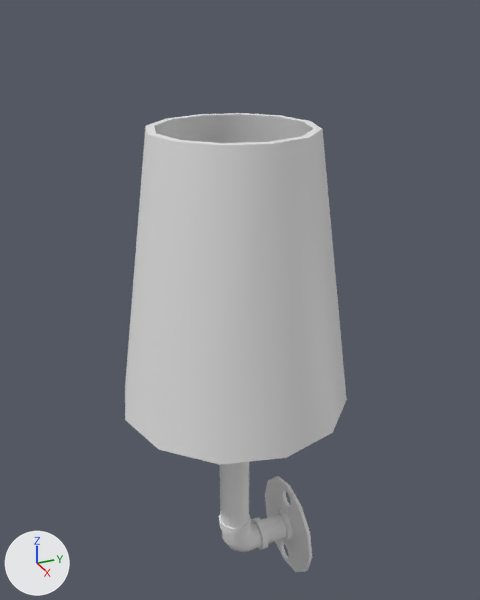
The FBX model Blender/FBX/Props/Wall Lamp Fix.fbx: old version first, new version second.
Both versions are drawn from a camera (50 mm lens) standing at (0.58, -0.33, 0.62) and looking at (-0.025, -0.058, 0.318). Every picture has the same lights, and +X, +Y and +Z are marked at lower left. Where no turn or scale is listed for an object, it has been applied to the vertices.

In view in the first picture: 'Wall Lamp'.
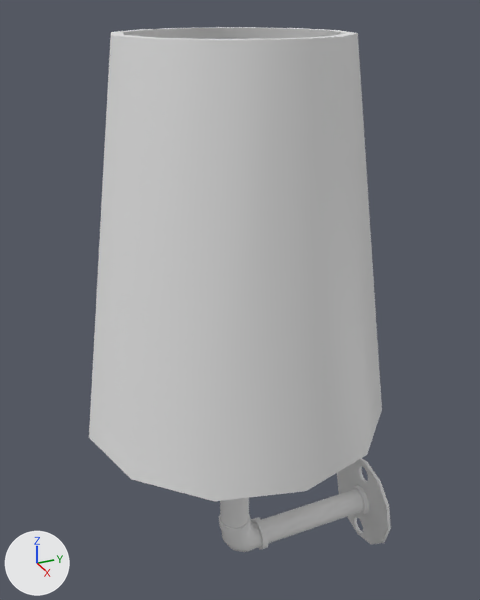
Pixel boxes [x1, y1, x2, y2] of what changed, in the pictures (480 x 600 px; the box of a moved part takes in the faces that stretch with it):
'Wall Lamp', reshaped (36% wider, 14% taller)
    before: [125, 113, 347, 572]
    after: [89, 27, 391, 552]
part 1 of me_wall_lamp, moved or reshaped
    before: [125, 113, 347, 465]
    after: [89, 27, 382, 501]
part 2 of me_wall_lamp, moved or reshaped
    before: [262, 476, 312, 572]
    after: [262, 458, 391, 544]

The change in detail:
me_wall_lamp has 418 vertices, 428 faces and spans x -0.124..0.124, y -0.2..0.048, z -0.062..0.509.
me_wall_lamp is used by ob_wall_lamp; location (0.0, 0.0, 0.0).
me_wall_lamp part 1: the loose piece of 48 vertices spanning x -0.124..0.124, y -0.2..0.048, z 0.217..0.509 is scaled about its middle by 1.32, then moved by (0.0, 0.0, 0.036).
me_wall_lamp part 2: all 105 vertices in x -0.062..0.062, y -0.011..0.0, z -0.062..0.062 are moved by (0.0, 0.115, 0.0).
